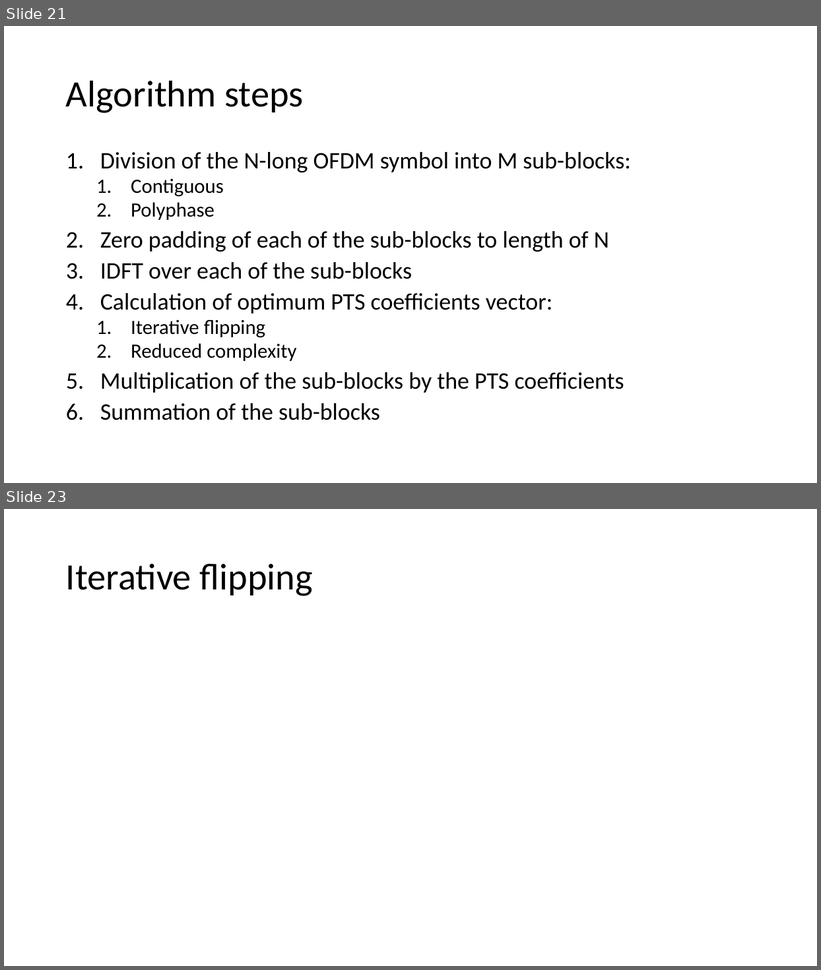
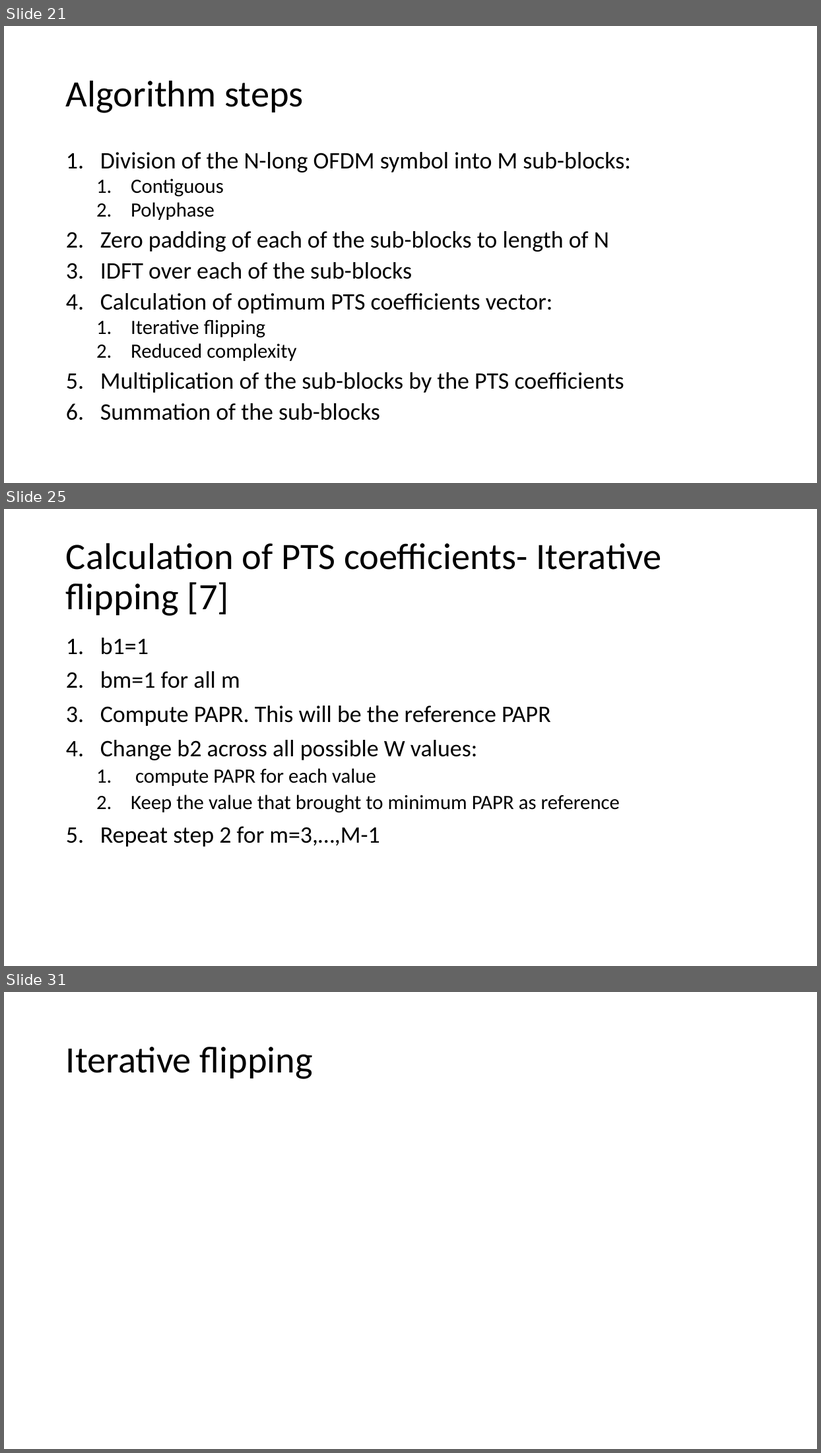
Before and after one commit to liorkissos/VLF-Simulations, a slide deck: PAPR Reduction- PTS.pptx. Shown one above the other, each under a label of ours: slides 21 and 23 before the commit, slides 21, 25 and 31 after it; the slides between them are not shown. The pictures are 821x970 and 821x1453 pixels, drawn with LibreOffice and Linux fonts; fonts in the diff are those of the drawing. Boxes give left, top, right and bottom in pixels: in the first picture for what was removed or moved away, otherwise in the second. Text is boxed around its words. In the diff, an @@ line names an element or a change of style, - is before the commit and + after.

```diff
--- a/PAPR Reduction- PTS.pptx
+++ b/PAPR Reduction- PTS.pptx
@@ slide 25 added at (4,509,817,966), background #FFFFFF @@
@@ title added at (66,543,662,616), 44 pt, text #000000 @@
+Calculation of PTS coefficients- Iterative flipping [7]
@@ text added at (100,638,620,847), 28 pt, text #000000 @@
+1. b1=1
+2. bm=1 for all m
+3. Compute PAPR. This will be the reference PAPR
+4. Change b2 across all possible W values:
+  1. compute PAPR for each value
+  2. Keep the value that brought to minimum PAPR as reference
+5. Repeat step 2 for m=3,…,M-1
@@ what was slide 23 is now slide 31 @@
```
Also in this commit, not shown: 2 slides changed, 7 other slides added, 10 other files.
